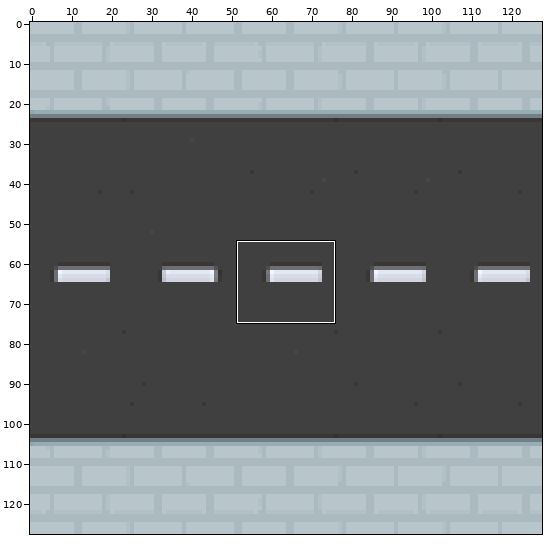
Sprite sheet: resources/images/road_horizontal.png. The first picture is a wide view before the edit; the outline marks the close-up.
Close-up. Before the commit:
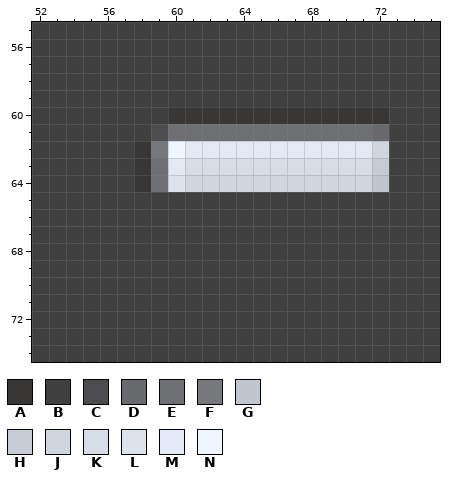
The file is 128x128 pixels. Colours within 5 levels of each other are drawn and written as one. Shown: x 52..75, y 55..74. The commit also changed other parts of the picture, which this record leaves out.
Palette (. is transparent): A #393736  B #404040  C #4d4d4f  D #696a6d  E #6e6f73  F #76787c  G #c0c5ce  H #c6cbd5  J #d0d5df  K #d7dce7  L #dde2ed  M #e3e8f4  N #f0f6ff
Pixels before, first column x 52:
55 BBBBBBBBBBBBBBBBBBBBBBBB
56 BBBBBBBBBBBBBBBBBBBBBBBB
57 BBBBBBBBBBBBBBBBBBBBBBBB
58 BBBBBBBBBBBBBBBBBBBBBBBB
59 BBBBBBBBBBBBBBBBBBBBBBBB
60 BBBBBBBBAAAAAAAAAAAAABBB
61 BBBBBBBCEEEEEEEEEEEEDBBB
62 BBBBBBAFNMMMMMMMMMMMJBBB
63 BBBBBBAEMKKKKKKKKKKKHBBB
64 BBBBBBAELJJJJJJJJJJJGBBB
65 BBBBBBBBBBBBBBBBBBBBBBBB
66 BBBBBBBBBBBBBBBBBBBBBBBB
67 BBBBBBBBBBBBBBBBBBBBBBBB
68 BBBBBBBBBBBBBBBBBBBBBBBB
69 BBBBBBBBBBBBBBBBBBBBBBBB
70 BBBBBBBBBBBBBBBBBBBBBBBB
71 BBBBBBBBBBBBBBBBBBBBBBBB
72 BBBBBBBBBBBBBBBBBBBBBBBB
73 BBBBBBBBBBBBBBBBBBBBBBBB
74 BBBBBBBBBBBBBBBBBBBBBBBB
After:
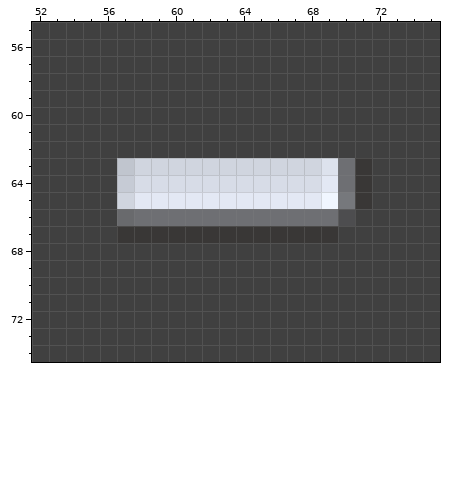
From old to new:
Changed rows in their new state; - is an unchanged pixel.
first column x 57:
60 ---BBBBBBBBBBBBB
61 --BBBBBBBBBBBBBB
62 -BBBBBBBBBBBBBBB
63 GJJJJJJJJJJJLEAB
64 HKKKKKKKKKKKMEAB
65 JMMMMMMMMMMMNFA-
66 DEEEEEEEEEEEEC--
67 AAAAAAAAAAAAA---
Pixel boxes of the changes (left, top, right, bottom) in both close-ups:
changed: (117, 107, 389, 243)
